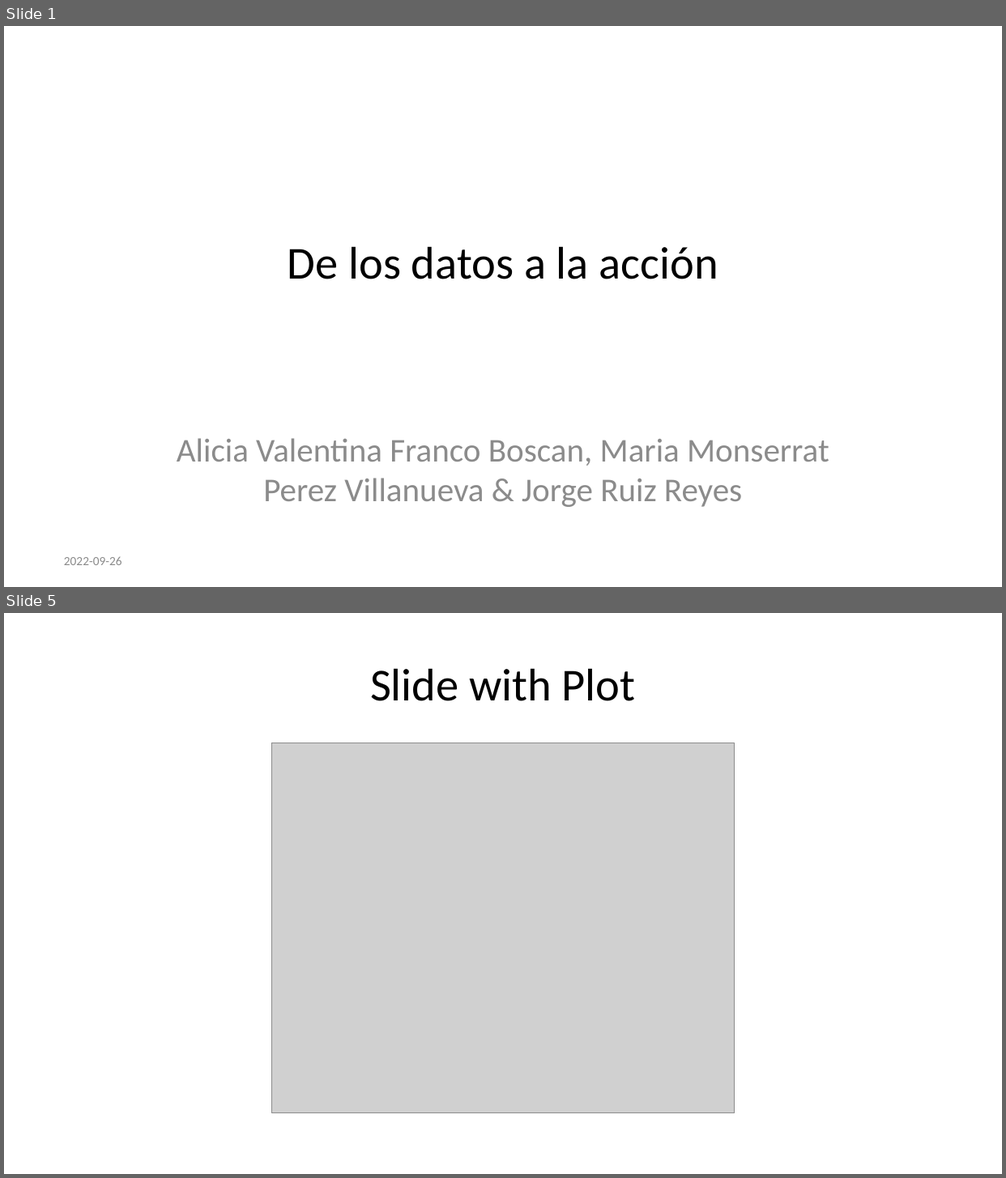
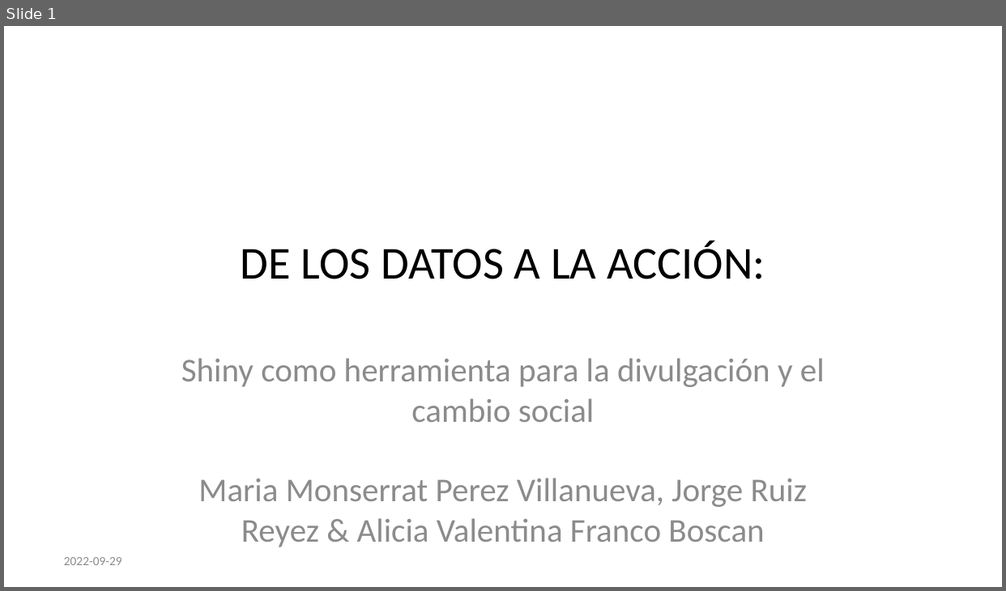
Before and after one commit to datacivica/ppt-huelladecuidados-LatinR, a slide deck: ppt-LatinR.pptx. Shown one above the other, each under a label of ours: slides 1 and 5 before the commit, slide 1 after it; the slides between them are not shown. The pictures are 1006x1178 and 1006x591 pixels, drawn with LibreOffice and Linux fonts; fonts in the diff are those of the drawing; grey boxes stand for pictures. Boxes give left, top, right and bottom in pixels: in the first picture for what was removed or moved away, otherwise in the second. Text is boxed around its words. In the diff, an @@ line names an element or a change of style, - is before the commit and + after.

```diff
--- a/ppt-LatinR.pptx
+++ b/ppt-LatinR.pptx
@@ slide 5 removed at box(4, 613, 1002, 1174), background #FFFFFF @@
@@ title removed at box(370, 668, 636, 701) @@
-Slide with Plot
@@ picture removed at box(271, 743, 735, 1114) @@
@@ slide 1 changed as well @@
@@ title at box(241, 241, 765, 280): text changed @@
-De los datos a la acción
+DE LOS DATOS A LA ACCIÓN:
@@ subtitle at box(181, 358, 825, 548): text changed @@
-Alicia Valentina Franco Boscan, Maria Monserrat Perez Villanueva & Jorge Ruiz Reyes
+Shiny como herramienta para la divulgación y el cambio social
+Maria Monserrat Perez Villanueva, Jorge Ruiz Reyez & Alicia Valentina Franco Boscan
@@ text at box(64, 557, 122, 565): text changed @@
-2022-09-26
+2022-09-29
```
Also in this commit, not shown: 24 slides added, 3 other slides removed, 29 other files.
